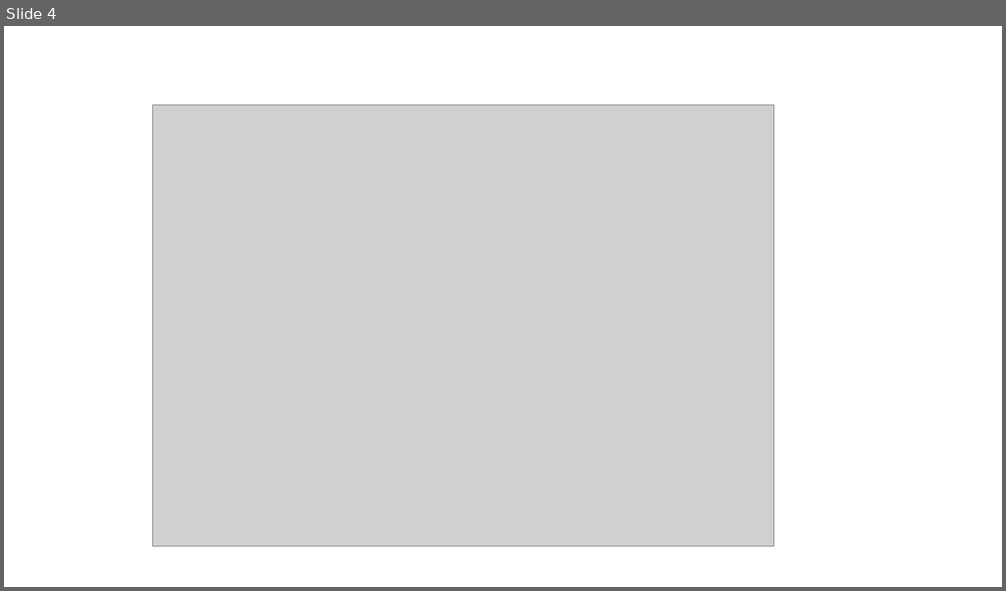
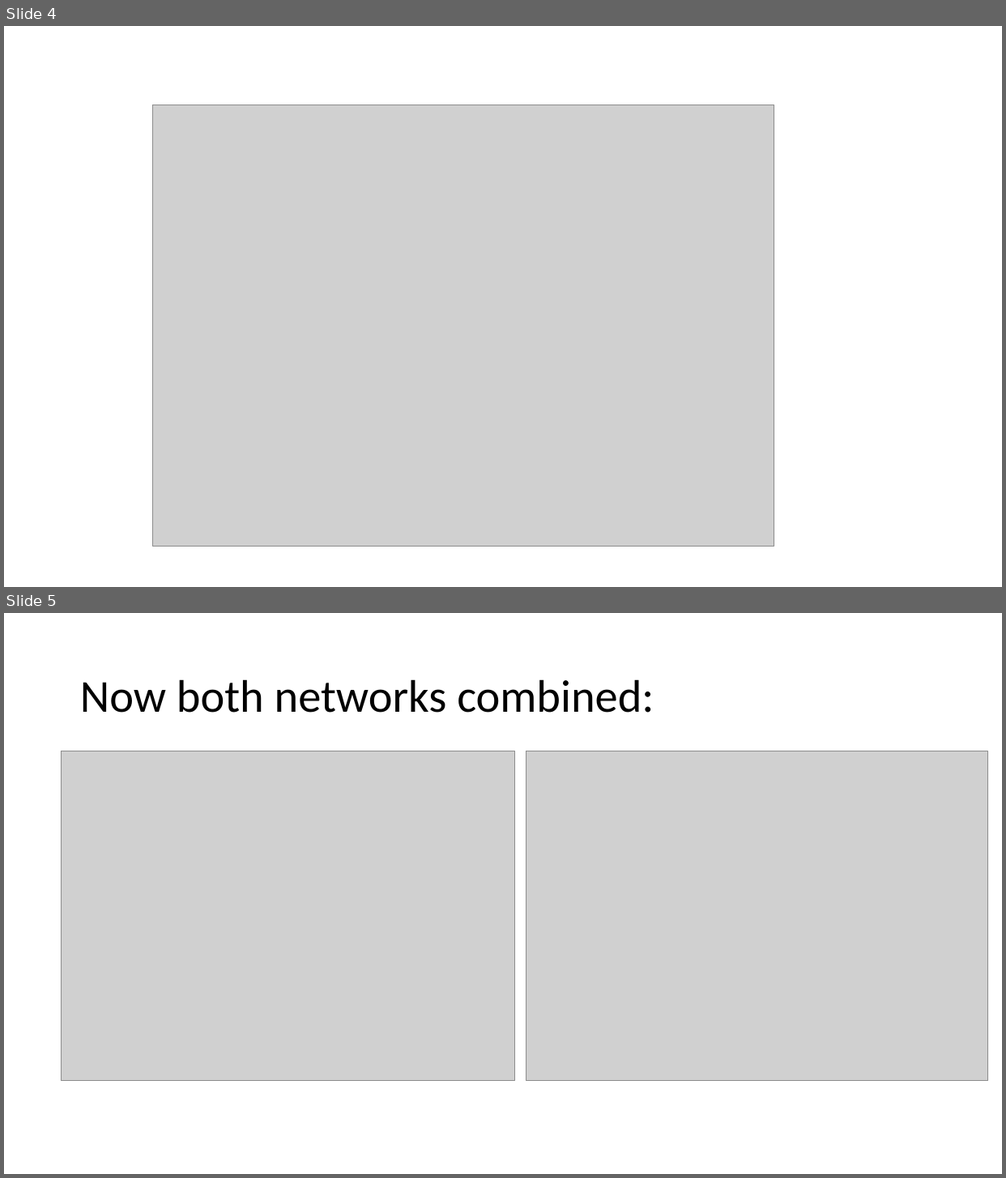
Before and after one commit to vkakerbeck/DieInfluenza, a slide deck: Presi.pptx. Shown one above the other, each under a label of ours: slide 4 before the commit, slides 4 and 5 after it. The pictures are 1006x591 and 1006x1178 pixels, drawn with LibreOffice and Linux fonts; fonts in the diff are those of the drawing; grey boxes stand for pictures. Boxes give left, top, right and bottom in pixels: in the first picture for what was removed or moved away, otherwise in the second. Text is boxed around its words. In the diff, an @@ line names an element or a change of style, - is before the commit and + after.

```diff
--- a/Presi.pptx
+++ b/Presi.pptx
@@ slide 5 added at box(4, 613, 1002, 1174), background #FFFFFF @@
@@ title added at box(80, 679, 654, 713), 44 pt, text #000000 @@
+Now both networks combined:
@@ picture added at box(61, 752, 514, 1081) @@
@@ picture added at box(526, 752, 988, 1081) @@
```
Also in this commit, not shown: 1 other slide added, 11 other files.
